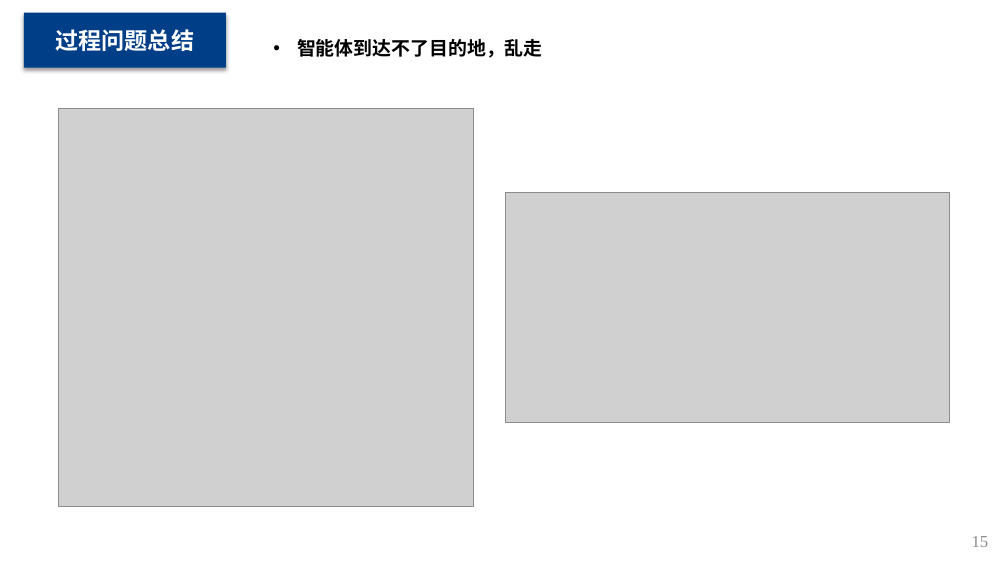
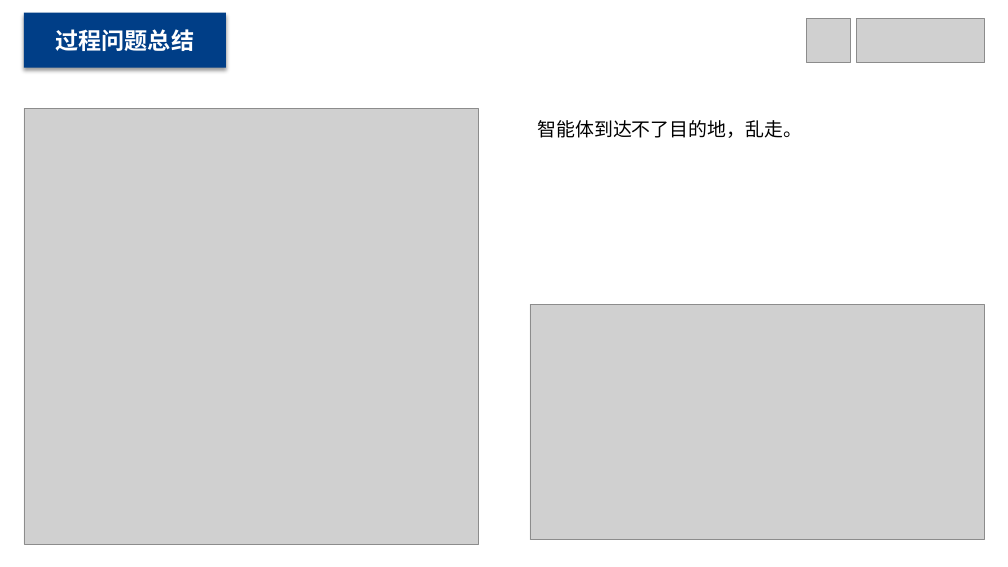
Before and after one commit to MinmusLin/Reinforcement_Learning_Based_Multi_Agent_Path_Finding, a slide deck: slide 15 of Presentation.pptx. Drawn at 1008x567 pixels with LibreOffice and Linux fonts; fonts in the diff are those of the drawing; grey boxes stand for pictures. Boxes give left, top, right and bottom in pixels: in the first picture for what was removed or moved away, otherwise in the second. Text is boxed around its words. In the diff, an @@ line names an element or a change of style, - is before the commit and + after.

```diff
--- a/Presentation.pptx
+++ b/Presentation.pptx
@@ picture added at (807,18,851,62) @@
@@ picture added at (856,18,984,62) @@
@@ picture: place and size @@
-picture at (59,108,473,506)
+picture at (24,108,479,544)
@@ text at (537,120,802,138): text changed; bold off @@
-• 智能体到达不了目的地，乱走
+智能体到达不了目的地，乱走。
@@ picture: place and size @@
-picture at (505,192,949,423)
+picture at (530,304,985,540)
@@ page number removed at (972,536,989,547) @@
-15
```
Also in this commit, not shown: 16 other slides changed, 1 slide added, 2 slides removed.
